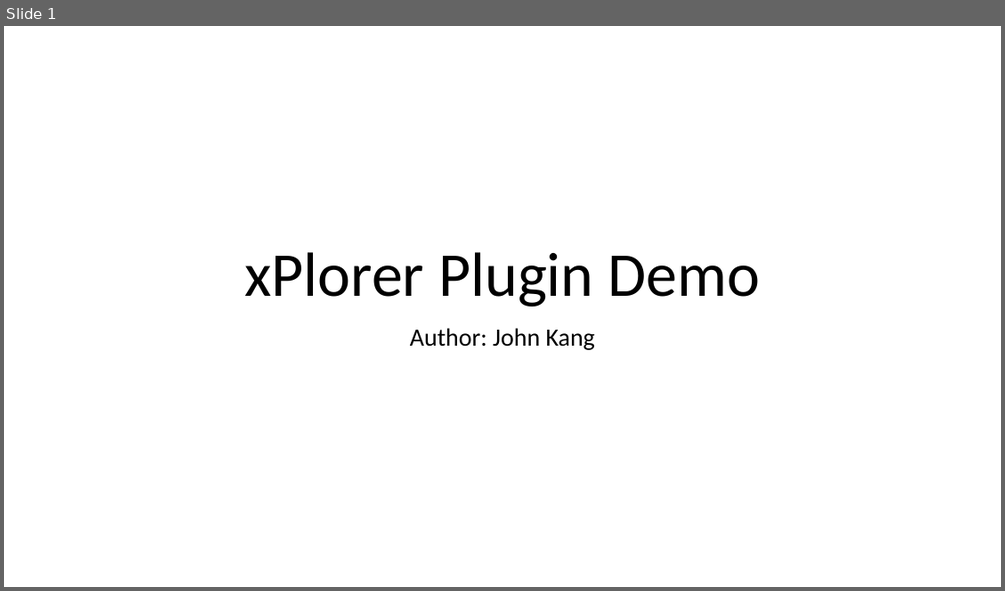
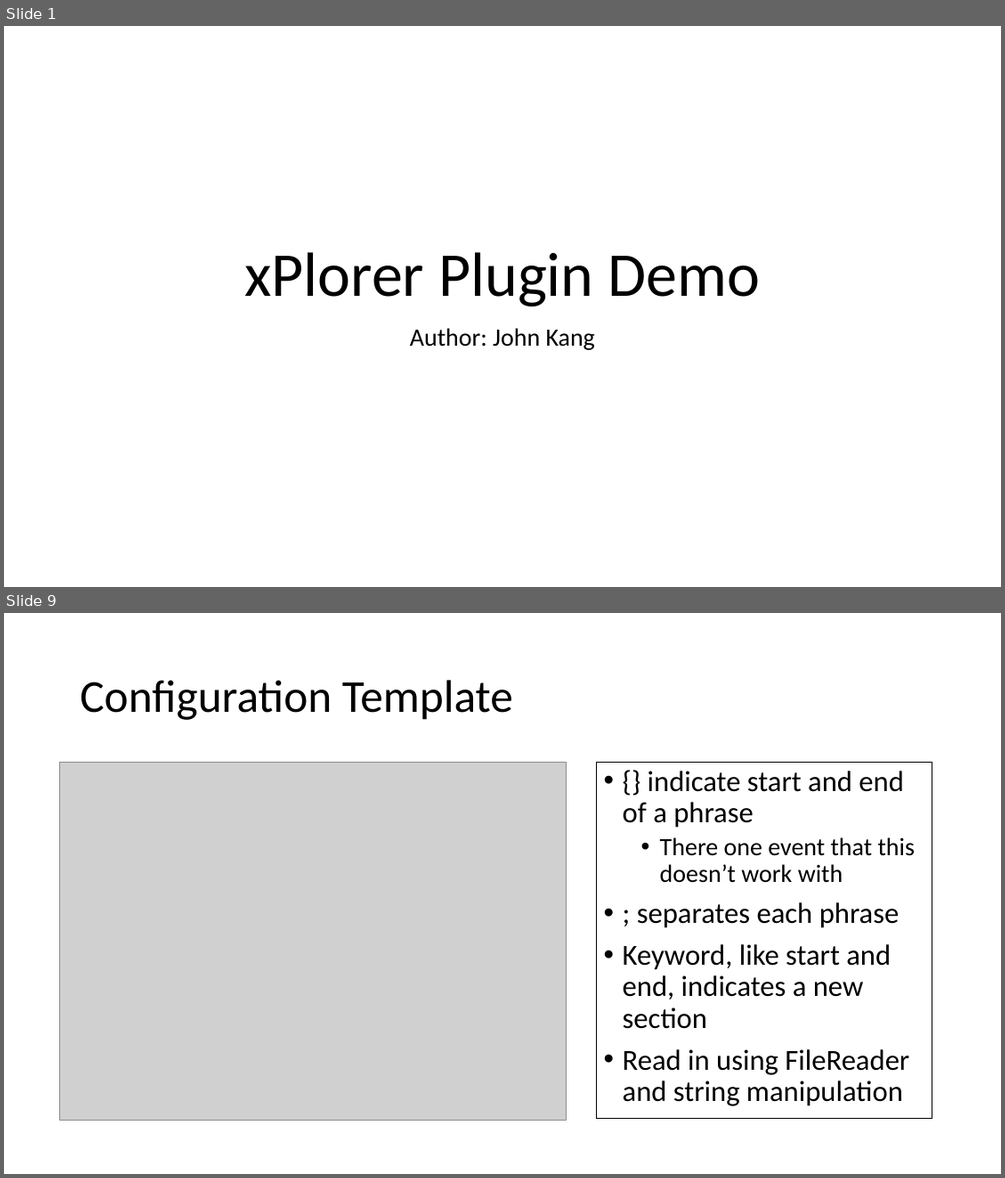
Before and after one commit to janlang1/Western-Digital, a slide deck: xPlorer Plugin Demo.pptx. Shown one above the other, each under a label of ours: slide 1 before the commit, slides 1 and 9 after it; the slides between them are not shown. The pictures are 1005x591 and 1005x1178 pixels, drawn with LibreOffice and Linux fonts; fonts in the diff are those of the drawing; grey boxes stand for pictures. Boxes give left, top, right and bottom in pixels: in the first picture for what was removed or moved away, otherwise in the second. Text is boxed around its words. In the diff, an @@ line names an element or a change of style, - is before the commit and + after.

```diff
--- a/xPlorer Plugin Demo.pptx
+++ b/xPlorer Plugin Demo.pptx
@@ slide 9 added at bbox=[4, 613, 1001, 1174], background #FFFFFF @@
@@ title added at bbox=[80, 680, 513, 720], 44 pt, text #000000 @@
+Configuration Template
@@ picture added at bbox=[60, 763, 566, 1120] @@
@@ text added at bbox=[596, 763, 933, 1119], outline #000000 0.75 pt, 28 pt, text #000000 @@
+• {} indicate start and end of a phrase
+  • There one event that this doesn’t work with
+• ; separates each phrase
+• Keyword, like start and end, indicates a new section
+• Read in using FileReader and string manipulation
```
Also in this commit, not shown: 3 slides changed, 12 other slides added, 4 slides removed, 8 other files.
